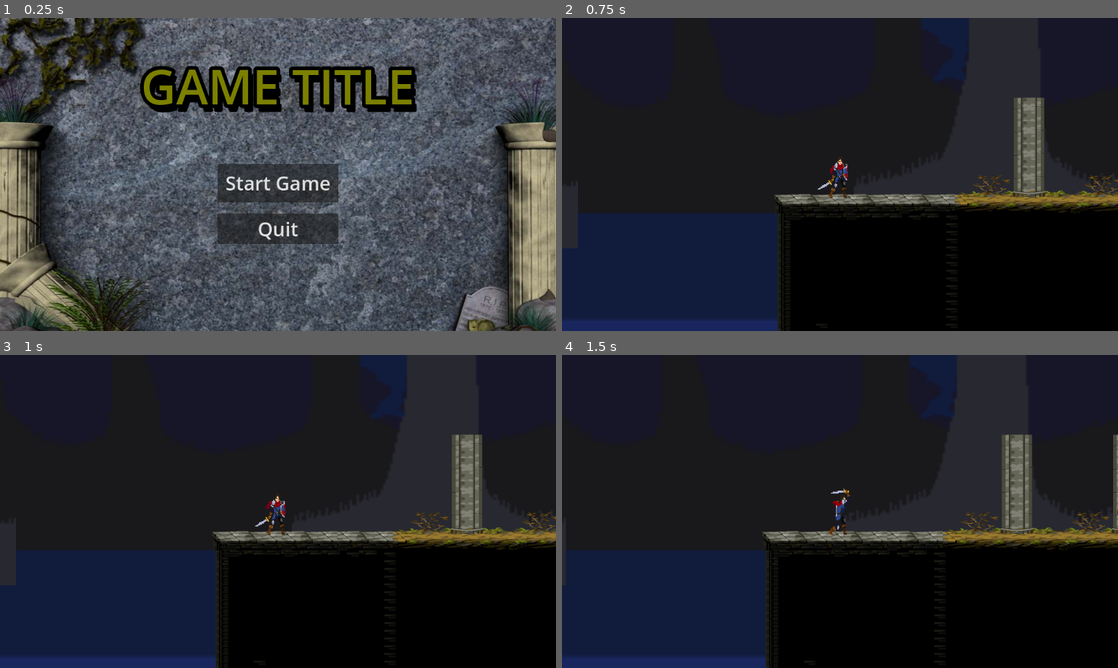
Above: before the commit, frames 1-4 (two rows, left to right).
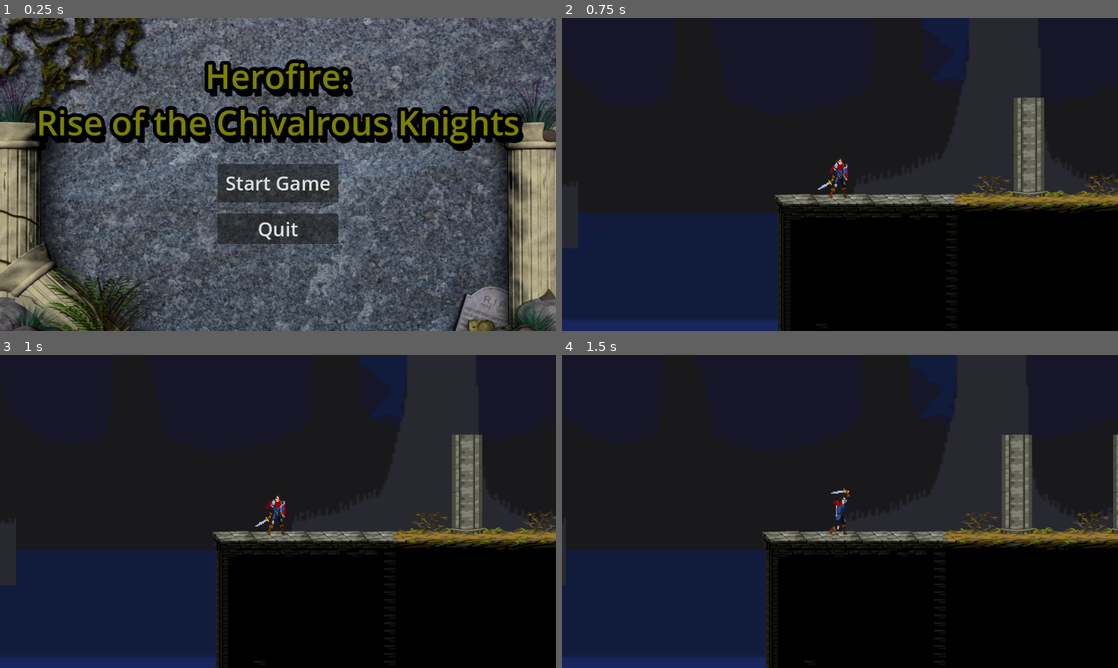
Above: after the commit, the same moments.

Repository: jcfdlr0508/-Game-development-Project
Game: Godot game, scene res://menu.tscn
Same seed, same stepped clock (60 frames per second), same inputs: the game is played once before the commit and once after it.
Inputs:
- Up to frame 1 (0.25 s): no input
- Up to frame 2 (0.75 s): click "Start Game" at 0.5 s
- Up to frame 3 (1 s): no input
- Up to frame 4 (1.5 s): hold Right (Right) from 1.28 s (still down); tap D (Attacking) at 1.35 s

The runs differ from the first frame. In frame 1, 13% of the frame differs, in the area x 6-95%, y 13-43%; in frame 2, nothing differs; in frame 3, nothing differs; in frame 4, nothing differs.

Commit message:
Update menu.tscn : Add title name

Diff:
--- a/menu.tscn
+++ b/menu.tscn
@@ -68,8 +68,9 @@
 theme_override_constants/shadow_outline_size = 14
 theme_override_constants/line_spacing = 0
 theme_override_fonts/font = SubResource("SystemFont_wdg73")
-theme_override_font_sizes/font_size = 100
-text = "GAME TITLE
+theme_override_font_sizes/font_size = 70
+text = "Herofire:
+Rise of the Chivalrous Knights
 
 "
 horizontal_alignment = 1
